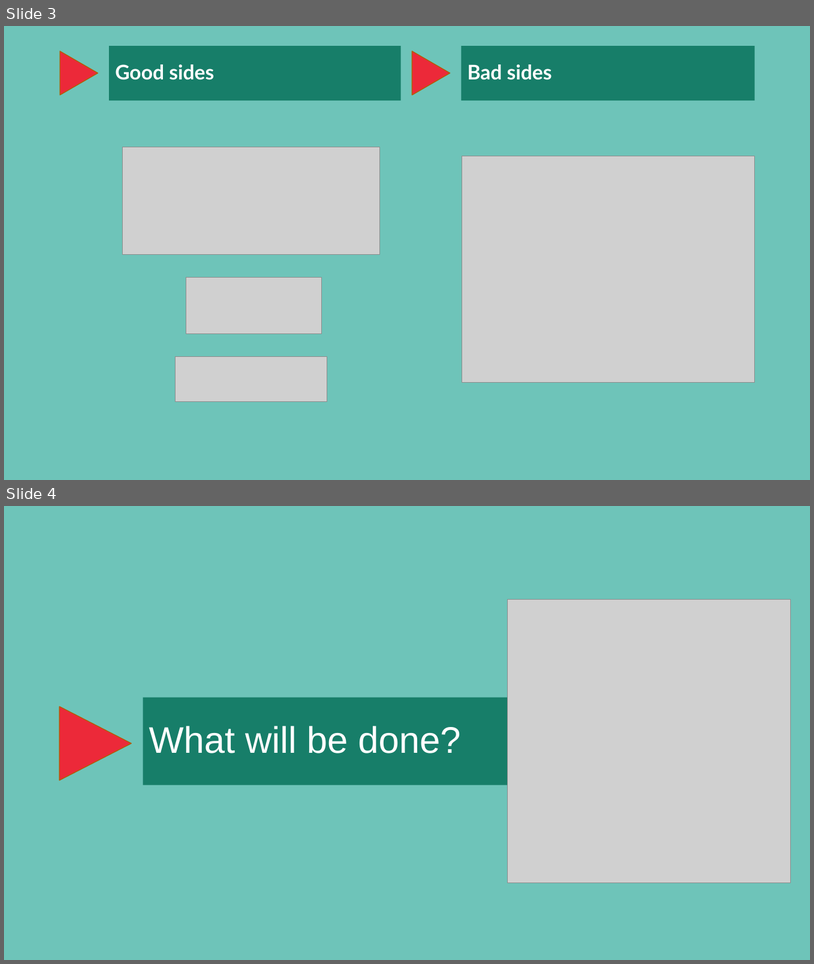
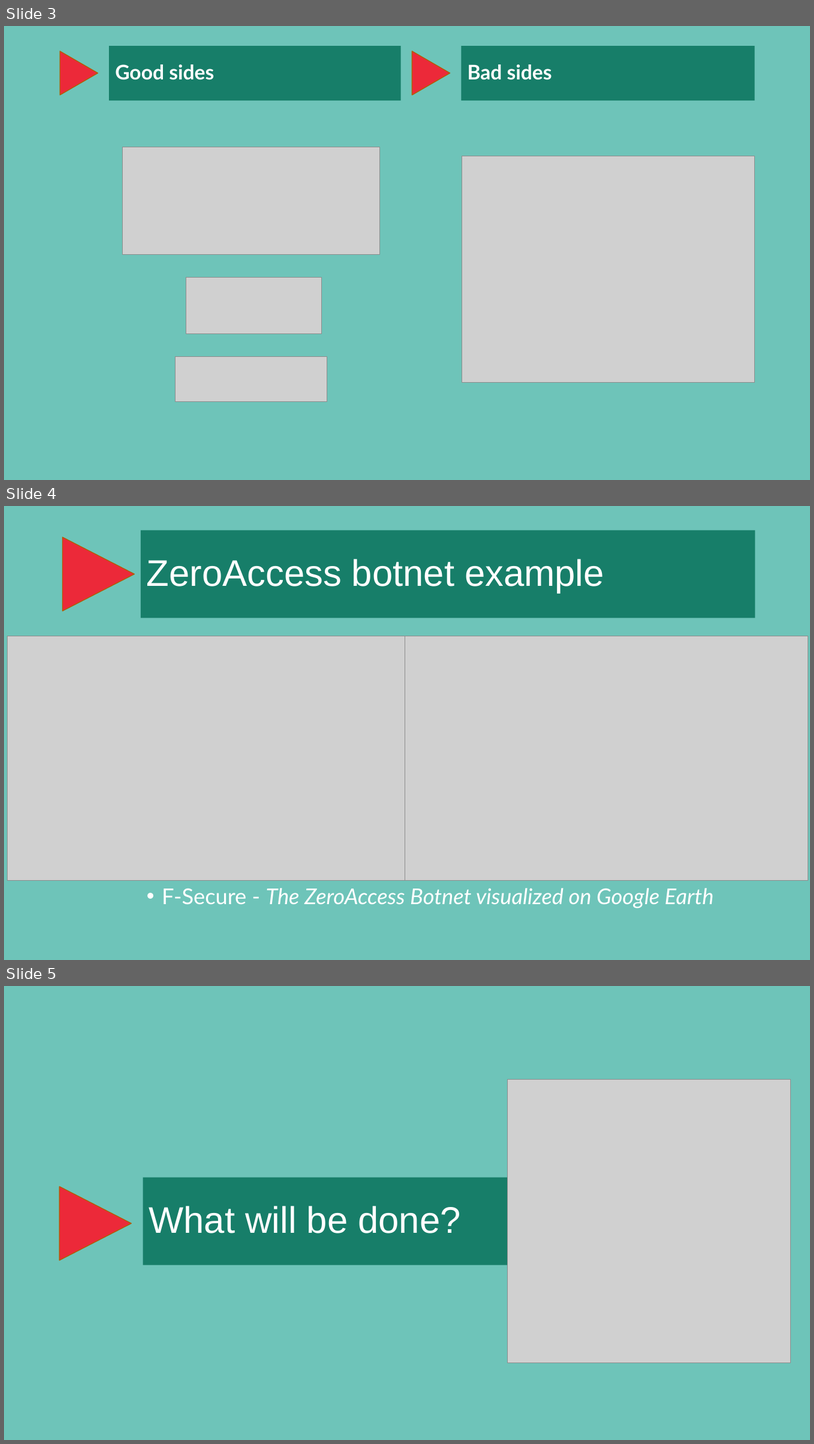
Before and after one commit to jpdias/botnet-lab, a slide deck: specification/A hands-on approach on botnets.pptx. Shown one above the other, each under a label of ours: slides 3 and 4 before the commit, slides 3, 4 and 5 after it. The pictures are 814x964 and 814x1444 pixels, drawn with LibreOffice and Linux fonts; fonts in the diff are those of the drawing; grey boxes stand for pictures; background and template pictures are left out. Boxes give left, top, right and bottom in pixels: in the first picture for what was removed or moved away, otherwise in the second. Text is boxed around its words. In the diff, an @@ line names an element or a change of style, - is before the commit and + after.

```diff
--- a/specification/A hands-on approach on botnets.pptx
+++ b/specification/A hands-on approach on botnets.pptx
@@ slide 4 added at (4, 506, 810, 960), background #6EC4B9 @@
@@ triangle added at (62, 537, 134, 611), fill #EC2939, outline #B25E07 1 pt @@
@@ title added at (141, 530, 755, 618), fill #177E69, 44 pt, text #FFFFFF @@
+ZeroAccess botnet example
@@ picture added at (7, 636, 408, 880) @@
@@ picture added at (405, 636, 808, 880) @@
@@ text added at (162, 888, 714, 908), 25.9 pt, text #FFFFFF, italic @@
+• F-Secure - The ZeroAccess Botnet visualized on Google Earth
@@ what was slide 4 is now slide 5 @@
```
Also in this commit, not shown: 6 other files.
